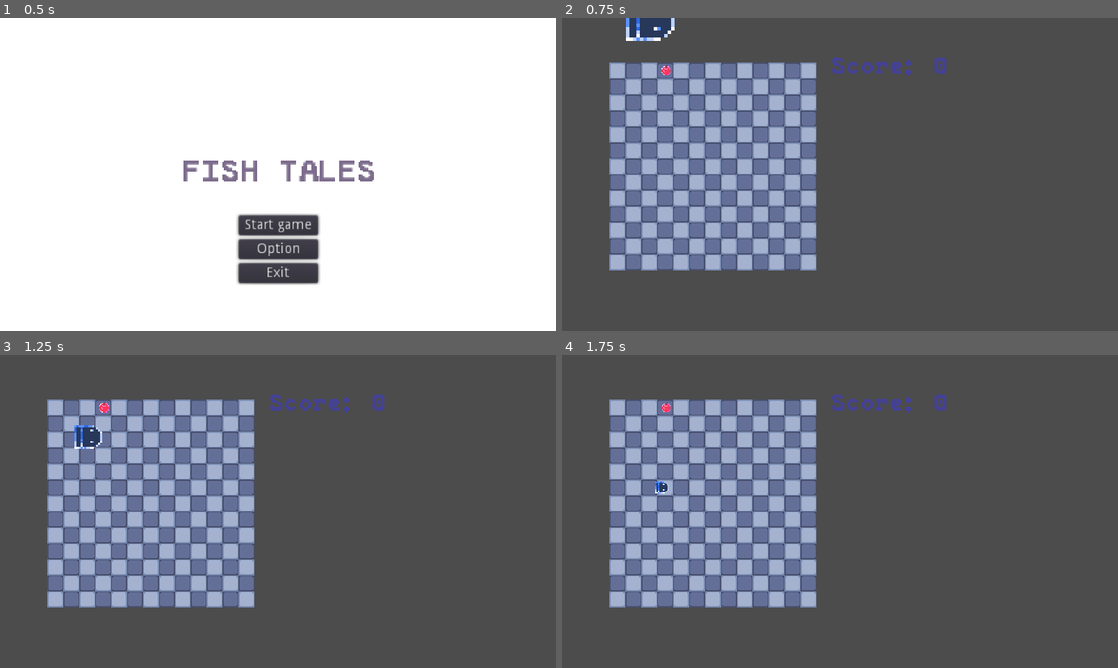
Above: before the commit, frames 1-4 (two rows, left to right).
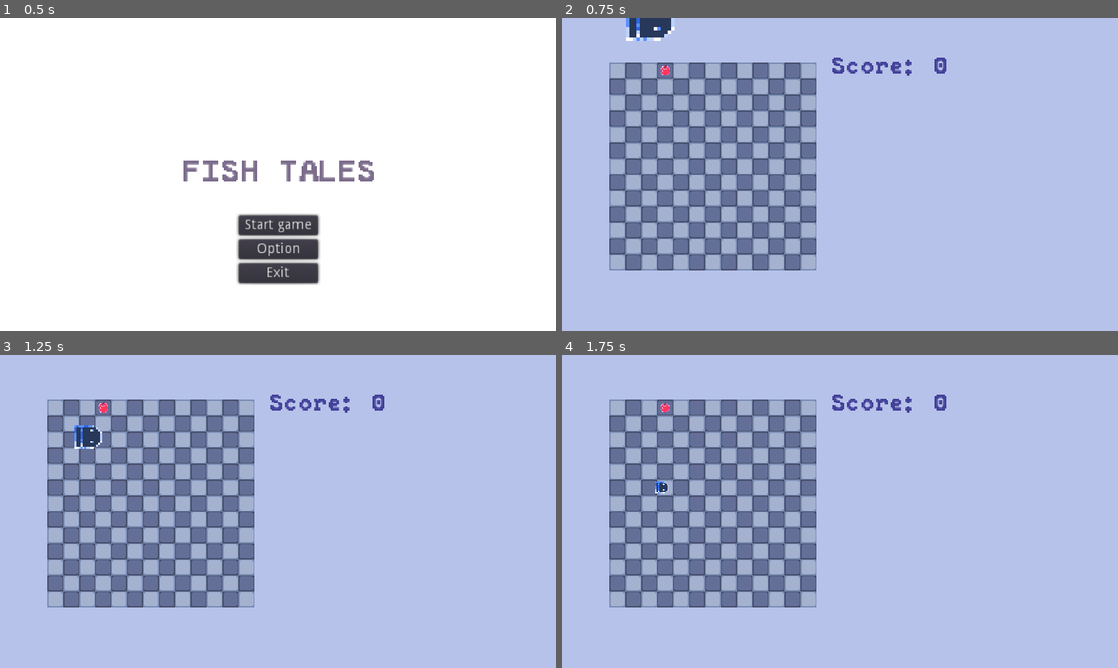
Above: after the commit, the same moments.

Repository: JustKwa/Snak-e
Game: Godot game, scene res://Scenes/main_menu.tscn
The game is run twice, just before and just after one commit, with the same random seed, the same clock (stepped at 60 frames per second) and the same inputs.
Inputs:
- Up to frame 1 (0.5 s): no input
- Up to frame 2 (0.75 s): click "Start game" at 0.5 s
- Up to frame 3 (1.25 s): no input
- Up to frame 4 (1.75 s): tap Enter at 1.25 s; hold Right (ui_right) from 1.28 s (still down)

Frame 1 is identical in both runs. In frame 2, 74% of the frame differs, in the area x 0-100%, y 0-100%; in frame 3, 75%; in frame 4, 75%.

Commit message:
Further optimization to code

Diff:
--- a/Scenes/level.tscn
+++ b/Scenes/level.tscn
@@ -303,7 +303,6 @@
 speed = 4.4
 
 [node name="stage" type="Control" parent="."]
-visible = false
 margin_top = -3.0
 margin_right = 40.0
 margin_bottom = 37.0
@@ -324,6 +323,7 @@
 }
 
 [node name="stage" type="TextureRect" parent="stage"]
+visible = false
 margin_left = 14.0
 margin_top = 7.0
 margin_right = 196.0
--- a/Scenes/level_collision.gd
+++ /dev/null
@@ -1,16 +0,0 @@
-extends Area2D
-
-
-# Declare member variables here. Examples:
-# var a = 2
-# var b = "text"
-
-
-# Called when the node enters the scene tree for the first time.
-func _ready():
-	pass # Replace with function body.
-
-
-# Called every frame. 'delta' is the elapsed time since the previous frame.
-#func _process(delta):
-#	pass
--- a/Scripts/food.gd
+++ b/Scripts/food.gd
@@ -1,11 +1,9 @@
 extends Node2D
 
+
 onready var global_var = preload('res://global_var.tres')
+
 signal food_eaten
-
-
-func _ready():
-	pass
 
 
 func _on_Area2D_area_entered(area: Area2D):
@@ -15,4 +13,3 @@
 			emit_signal("food_eaten")
 			global_var.player_score += 1
 			queue_free()
-		else: return
--- a/Scripts/global_var.gd
+++ b/Scripts/global_var.gd
@@ -3,14 +3,25 @@
 
 const GRID_SIZE = 16
 
-var player_score: int = 0
-var high_score: int = 0
+var player_score: int = 0 setget _set_score
+var high_score: int = 0 setget _set_high_score
 var game_over: bool = false setget _set_game_over
 var speed: float
 
 signal game_over
+signal score_gained
+
+func _set_score(value):
+    player_score = value
+    emit_signal('score_gained')
 
 func _set_game_over(value):
     if !value: return
     else:
         emit_signal('game_over')
+
+
+func _set_high_score(value):
+    if value < high_score: return
+    else:
+        high_score = value
--- a/Scripts/level.gd
+++ b/Scripts/level.gd
@@ -6,17 +6,17 @@
 onready var global_var: Resource = preload("res://global_var.tres")
 onready var food = preload("res://Scenes/food.tscn")
 onready var restart = preload("res://Scenes/restart_popup.tscn")
-onready var snake = preload("res://Scenes/Snake.tscn")
+onready var snake_controller = $snake
 onready var level_collision = $level_collision
 
 var old_score: int = 0
 
 
 func _ready():
-	global_var.connect('game_over', self, '_on_game_over')
 	global_var.speed = speed
 	global_var.player_score = 0
 	spawn_food()
+	return global_var.connect('game_over', self, '_on_game_over')
 
 
 func _process(_delta):
@@ -33,7 +33,7 @@
 	var instance = food.instance()
 	var x = rand_range(1, 11)
 	var y = rand_range(1, 11)
-	instance.position = $grid.map_to_world(Vector2(x, y)) + Vector2(9, 9)
+	instance.position = $grid.map_to_world(Vector2(x, y)) + Vector2(8, 9)
 	instance.connect("food_eaten", self, "is_eaten")
 	call_deferred("add_child", instance)
 
@@ -50,6 +50,5 @@
 
 
 func _on_game_over():
-	if global_var.player_score > global_var.high_score : global_var.high_score = global_var.player_score
-	$snake.get_node('head').animation_player.play('death')
-	global_var.speed = 0
+	global_var.high_score = global_var.player_score
+	snake_controller.get_node('head').animation_player.play('death')
--- a/Scripts/score_board.gd
+++ b/Scripts/score_board.gd
@@ -6,7 +6,7 @@
 
 func _ready():
 	score_board.set_text("Score: %s" % global_var.player_score)
+	global_var.connect('score_gained', self, '_on_score_gained')
 
-
-func _process(_delta):
+func _on_score_gained():
 	score_board.set_text("Score: %s" % global_var.player_score)
